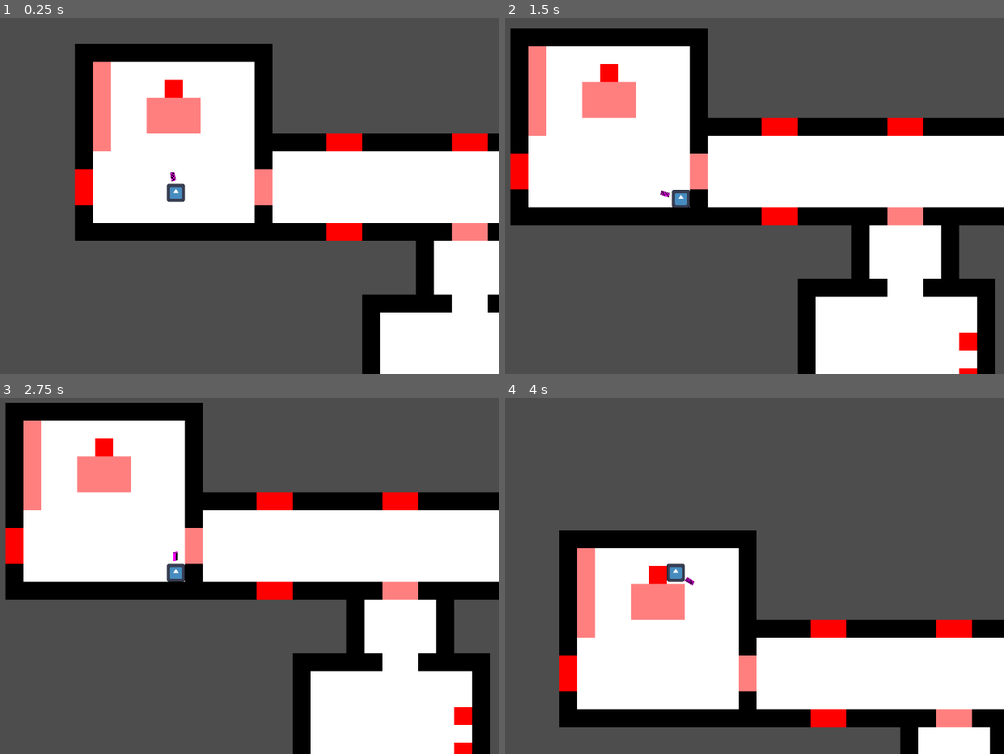
Above: before the commit, frames 1-4 (two rows, left to right).
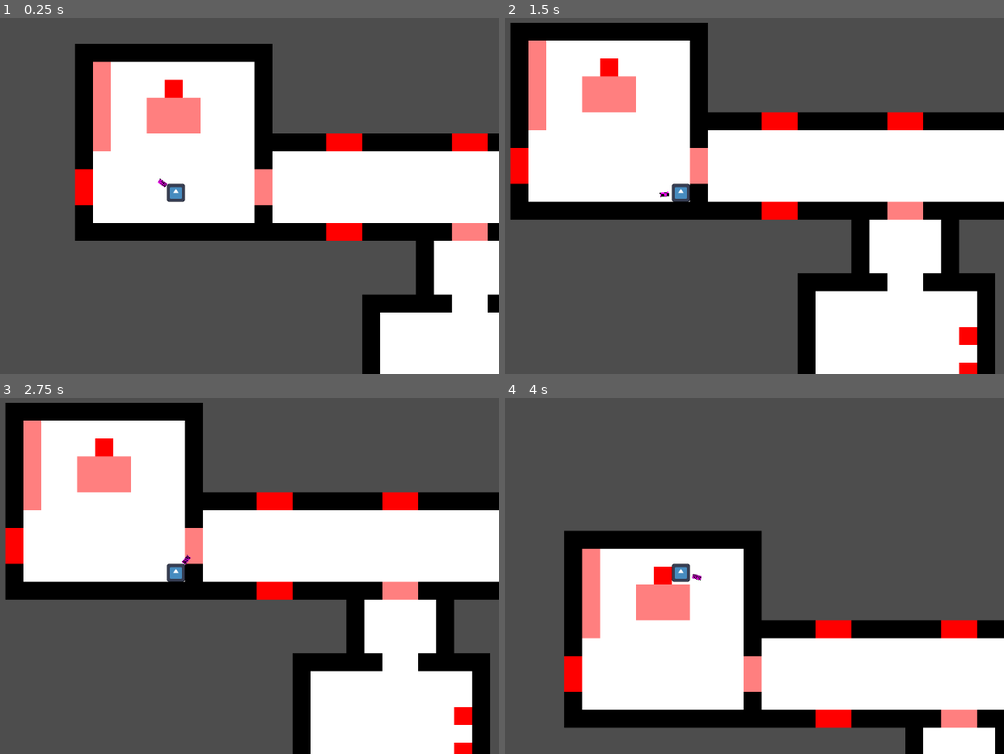
Above: after the commit, the same moments.

Repository: emtu5/GameJamUni26
Game: Godot game, scene res://stage_1.tscn
The game is run twice, just before and just after one commit, with the same random seed, the same clock (stepped at 60 frames per second) and the same inputs. The project has no main scene, so this scene is started directly. The engine's default icon, where the game draws it, is replaced by a stand-in: a white triangle on a blue panel in a dark square.
Inputs (mouse positions are in pixels of both pictures, inside the frame that each line leads up to):
- Up to frame 1 (0.25 s): no input
- Up to frame 2 (1.5 s): tap Enter at 0.5 s; move the mouse to (824, 174) at 0.52 s; hold D (move_right) 0.53-1.28 s; move the mouse to (549, 210) at 1.27 s; hold S (move_down) from 1.28 s (still down)
- Up to frame 3 (2.75 s): tap Space at 2 s; move the mouse to (239, 494) at 2.02 s; release S (move_down) at 2.03 s; hold D (move_right) from 2.03 s (still down)
- Up to frame 4 (4 s): tap Enter at 2.75 s; move the mouse to (649, 643) at 2.77 s; release D (move_right) at 2.78 s; hold W (move_up) 2.78-3.53 s; move the mouse to (874, 625) at 3.52 s; hold A (move_left) from 3.53 s (still down)

The runs differ from the first frame. In frame 1, less than 0.1% of the frame differs, in the area x 31-36%, y 43-48%; in frame 2, 8.1%, in the area x 0-100%, y 1-99%; in frame 3, less than 0.1%; in frame 4, 4.5%.

Commit message:
fixed pointing bug

Diff:
--- /dev/null
+++ b/camera.gd
@@ -0,0 +1,6 @@
+extends Camera2D
+
+@onready var player = get_parent()
+
+func _process(delta: float) -> void:
+	pass
--- a/flashlight.gd
+++ b/flashlight.gd
@@ -2,11 +2,12 @@
 
 var mouse_vector = Vector2.ZERO
 @onready var ray:RayCast2D = $RayCast2D
+@onready var player = get_parent().get_parent()
 
 func _ready():
-	var player = get_parent().get_parent()
+
 	ray.add_exception(player)
 
 func _process(delta: float) -> void:
-	mouse_vector = mouse_vector.lerp(get_viewport().get_mouse_position(), 0.2) # get mouse position + smooth
+	mouse_vector = mouse_vector.lerp(get_global_mouse_position(), 0.2) # get mouse position + smooth
 	look_at(mouse_vector) #rotate towards mouse position
--- a/player.tscn
+++ b/player.tscn
@@ -3,6 +3,7 @@
 [ext_resource type="Script" uid="uid://ce72wh14rp74s" path="res://player_move.gd" id="1_onrkg"]
 [ext_resource type="Texture2D" uid="uid://j6s75xhpqs5f" path="res://icon.svg" id="2_i3pqv"]
 [ext_resource type="Script" uid="uid://crqfm7c744vw" path="res://flashlight.gd" id="3_i3pqv"]
+[ext_resource type="Script" uid="uid://b72b3sy6hpa8o" path="res://camera.gd" id="4_hqtel"]
 
 [sub_resource type="RectangleShape2D" id="RectangleShape2D_hqtel"]
 size = Vector2(62, 62)
@@ -34,7 +35,8 @@
 [node name="RayCast2D" type="RayCast2D" parent="Pivot" unique_id=907411532]
 target_position = Vector2(110, 0)
 
-[node name="Camera2D" type="Camera2D" parent="." unique_id=1146567450]
+[node name="Camera" type="Camera2D" parent="." unique_id=1146567450]
+limit_enabled = false
 limit_smoothed = true
-position_smoothing_enabled = true
 position_smoothing_speed = 10.0
+script = ExtResource("4_hqtel")
Not shown, added: camera.gd.uid
